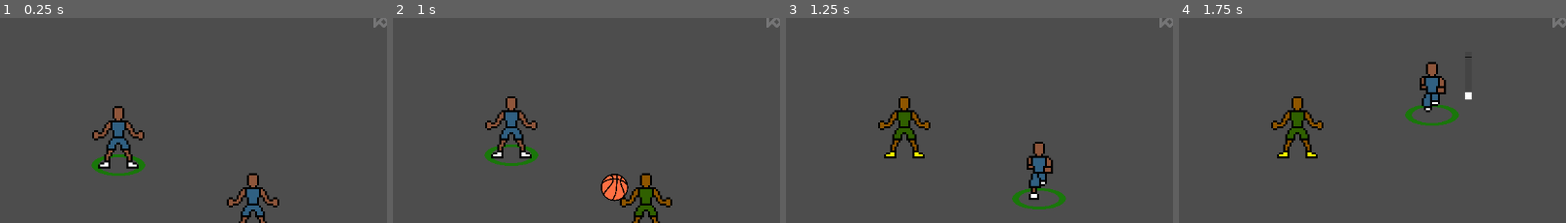
Above: before the commit, frames 1-4 (left to right).
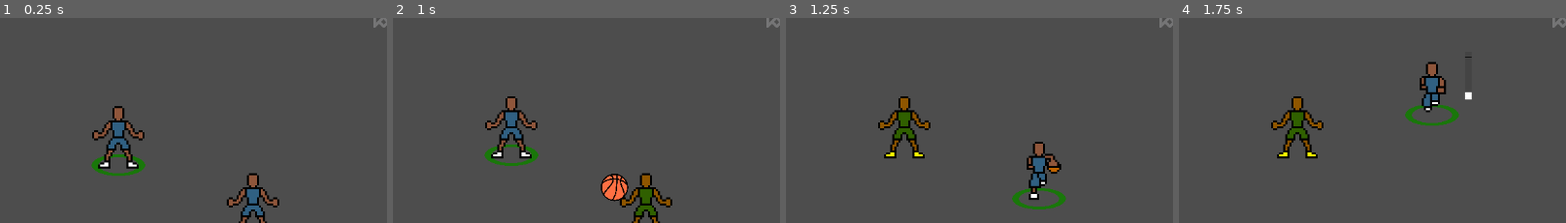
Above: after the commit, the same moments.

Repository: david8zhang/baller-quest-godot
Game: Godot game, scene res://scenes/Main.tscn
Two runs of this game, one before a commit and one after it. Both use one fixed random seed, a clock stepped at 60 frames per second and the inputs below.
Inputs:
- Up to frame 1 (0.25 s): no input
- Up to frame 2 (1 s): tap Enter at 0.5 s; hold Up (move_up) from 0.53 s (still down); tap Space (pass) at 0.6 s
- Up to frame 3 (1.25 s): keep holding Up (move_up)
- Up to frame 4 (1.75 s): keep holding Up (move_up); tap F (shoot_ball) at 1.35 s
The pictures show only the part of the screen within x 0-50%, y 24-73%; the shares and areas given below are measured in that part.

Frames 1-2 are identical in both runs. In frame 3, 0.3% of the frame differs, in the area x 66-72%, y 66-76%; in frame 4, nothing differs.

Commit message:
added dribble-front animation

Diff:
--- a/prefab/Player.tscn
+++ b/prefab/Player.tscn
@@ -1,9 +1,10 @@
-[gd_scene load_steps=42 format=3 uid="uid://din6tp3j6rrfm"]
+[gd_scene load_steps=51 format=3 uid="uid://din6tp3j6rrfm"]
 
 [ext_resource type="Script" path="res://scripts/Player.gd" id="1_qur1a"]
 [ext_resource type="PackedScene" uid="uid://dkmpdmo4w8tpt" path="res://prefab/Ball.tscn" id="2_pi8my"]
 [ext_resource type="PackedScene" uid="uid://n7coqxnadm1g" path="res://prefab/ShotMeter.tscn" id="3_enltj"]
 [ext_resource type="Texture2D" uid="uid://bc1nvo2dt4ao6" path="res://sprites/placeholder/highlight.png" id="4_4ftjt"]
+[ext_resource type="Texture2D" uid="uid://blur1jilhi01a" path="res://sprites/player/dribble-front.png" id="5_8t08x"]
 [ext_resource type="Texture2D" uid="uid://c7m7g7unlvgqh" path="res://sprites/player/dribble-side.png" id="5_eq5ny"]
 [ext_resource type="Texture2D" uid="uid://c73a6xerfhjfq" path="res://sprites/player/player-sheet.png" id="5_htj7d"]
 [ext_resource type="Script" path="res://scripts/fsm/IdleState.gd" id="6_1wvpm"]
@@ -16,6 +17,38 @@
 radius = 14.0
 height = 36.0
 
+[sub_resource type="AtlasTexture" id="AtlasTexture_g28r0"]
+atlas = ExtResource("5_8t08x")
+region = Rect2(0, 0, 32, 40)
+
+[sub_resource type="AtlasTexture" id="AtlasTexture_q8ni0"]
+atlas = ExtResource("5_8t08x")
+region = Rect2(32, 0, 32, 40)
+
+[sub_resource type="AtlasTexture" id="AtlasTexture_mw6ru"]
+atlas = ExtResource("5_8t08x")
+region = Rect2(64, 0, 32, 40)
+
+[sub_resource type="AtlasTexture" id="AtlasTexture_ubdgt"]
+atlas = ExtResource("5_8t08x")
+region = Rect2(0, 40, 32, 40)
+
+[sub_resource type="AtlasTexture" id="AtlasTexture_yjge8"]
+atlas = ExtResource("5_8t08x")
+region = Rect2(32, 40, 32, 40)
+
+[sub_resource type="AtlasTexture" id="AtlasTexture_pytyx"]
+atlas = ExtResource("5_8t08x")
+region = Rect2(64, 40, 32, 40)
+
+[sub_resource type="AtlasTexture" id="AtlasTexture_vgxd7"]
+atlas = ExtResource("5_8t08x")
+region = Rect2(0, 80, 32, 40)
+
+[sub_resource type="AtlasTexture" id="AtlasTexture_t81x6"]
+atlas = ExtResource("5_8t08x")
+region = Rect2(32, 80, 32, 40)
+
 [sub_resource type="AtlasTexture" id="AtlasTexture_ye3bm"]
 atlas = ExtResource("5_eq5ny")
 region = Rect2(0, 0, 32, 40)
@@ -130,6 +163,35 @@
 
 [sub_resource type="SpriteFrames" id="SpriteFrames_x8wx5"]
 animations = [{
+"frames": [{
+"duration": 1.0,
+"texture": SubResource("AtlasTexture_g28r0")
+}, {
+"duration": 1.0,
+"texture": SubResource("AtlasTexture_q8ni0")
+}, {
+"duration": 1.0,
+"texture": SubResource("AtlasTexture_mw6ru")
+}, {
+"duration": 1.0,
+"texture": SubResource("AtlasTexture_ubdgt")
+}, {
+"duration": 1.0,
+"texture": SubResource("AtlasTexture_yjge8")
+}, {
+"duration": 1.0,
+"texture": SubResource("AtlasTexture_pytyx")
+}, {
+"duration": 1.0,
+"texture": SubResource("AtlasTexture_vgxd7")
+}, {
+"duration": 1.0,
+"texture": SubResource("AtlasTexture_t81x6")
+}],
+"loop": true,
+"name": &"dribble-front",
+"speed": 10.0
+}, {
 "frames": [{
 "duration": 1.0,
 "texture": SubResource("AtlasTexture_ye3bm")
@@ -263,7 +325,7 @@
 [node name="AnimatedSprite2D" type="AnimatedSprite2D" parent="."]
 y_sort_enabled = true
 sprite_frames = SubResource("SpriteFrames_x8wx5")
-animation = &"dribble-side"
+animation = &"dribble-front"
 
 [node name="StateMachine" type="Node2D" parent="."]
 script = ExtResource("6_32c0f")
--- a/scripts/fsm/MoveState.gd
+++ b/scripts/fsm/MoveState.gd
@@ -26,7 +26,7 @@
 
 	var run_anim_name = ""
 	if player.has_ball:
-		run_anim_name = "run-front" if velocity.x == 0 else "dribble-side"
+		run_anim_name = "dribble-front" if velocity.x == 0 else "dribble-side"
 	else:
 		run_anim_name = "run-front" if velocity.x == 0 else "run-side"
 	anim_sprite.play(run_anim_name)
Binary file added: sprites/player/dribble-front.png
Not shown, added: sprites/player/dribble-front.png.import
